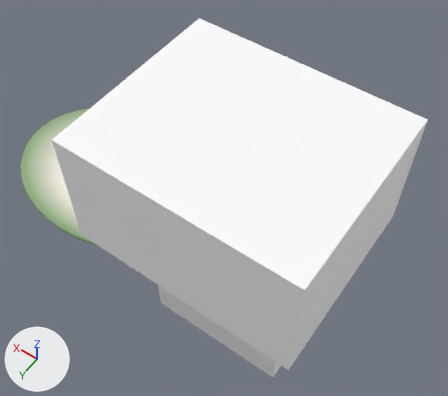
The glTF model gobble-kitchen/src/assets/models/cranberry.glb as it was, and as the next commit left it.
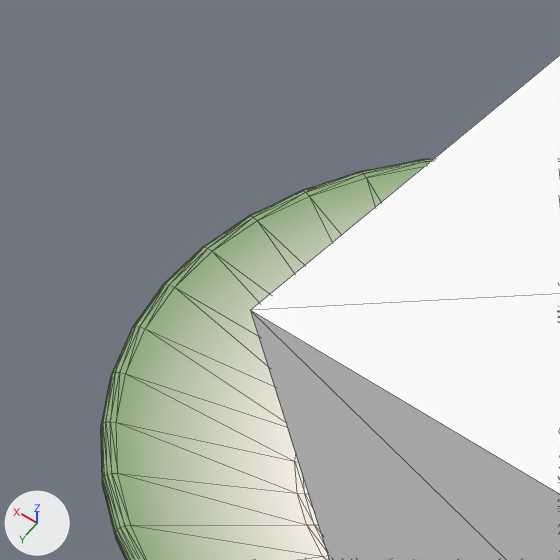
There are two pictures of each version: one whole from a 50 mm lens placed at (-0.82, 0.757, 1.456), pointed at (-0.24, -0.055, 0.179), one close up on the part from 0% to 26% of the width and 19% to 48% of the height. The lights are fixed; the arrows at lower left show +X, +Y and +Z. The older version's two pictures come first. The close-ups show mesh edges as thin lines. Where no turn or scale is listed for an object, it has been applied to the vertices. Vertices at exactly the same position are counted once.

Objects in the first close-up: 'cran_plate__geo', 'hit_opener__geo'.
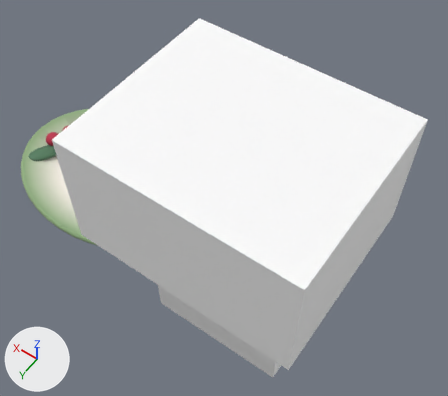
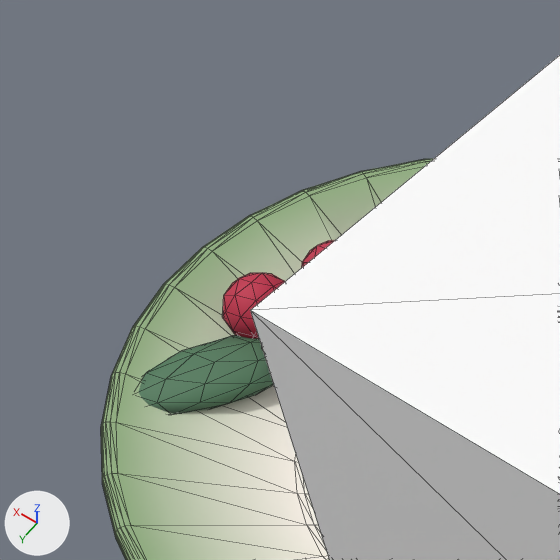
Where the newer file only moved an object's origin or applied its transform, the numbers keep the older frame.

Diff of the bpy script that builds the scene:
```diff
--- a/gobble-kitchen/src/assets/models/cranberry.glb.py
+++ b/gobble-kitchen/src/assets/models/cranberry.glb.py
@@ me_cran_plate @@
 # used by ob_cran_plate__geo; location = (0.14, -0.04, 0.0218)
-me_cran_plate.from_pydata(...)  # 802 vertices, 1600 faces; spans x -0.323..0.323, y -0.248..0.248, z -0.022..0.022
+me_cran_plate.from_pydata(...)  # 1012 vertices, 2000 faces; spans x -0.323..0.323, y -0.248..0.248, z -0.022..0.048
+# me_cran_plate part 1: a new loose piece, an icosphere of 80 faces spanning x 0.202..0.248, y -0.054..-0.006, z 0.0..0.048, in mat_vc
+# me_cran_plate part 2: a new loose piece, an icosphere of 80 faces spanning x 0.222..0.268, y -0.004..0.044, z 0.0..0.048, in mat_vc
+# me_cran_plate part 3: a new loose piece of 42 vertices spanning x 0.198..0.272, y 0.016..0.124, z 0.004..0.024, in mat_vc
+# me_cran_plate part 4: 85 kept faces spanning x 0.0..0.31, y -0.168..0.074, z -0.006..0.021 get new vertex colours; the middle colour goes from white #fff9ee to white #f8efe7
+# other edits to the shape of me_cran_plate do not show in these pictures
 me_cran_plate.materials.append(mat_vc)
```

Boxes [x1, y1, x2, y2] around the edits, measured in the close-ups (560 x 560 px):
part 1 of me_cran_plate, added (mostly hidden)
    after: [302, 240, 335, 267]
part 2 of me_cran_plate, added
    after: [223, 273, 285, 338]
part 3 of me_cran_plate, added
    after: [139, 335, 274, 414]
part 4 of me_cran_plate, recoloured
    both: [177, 194, 386, 412]
